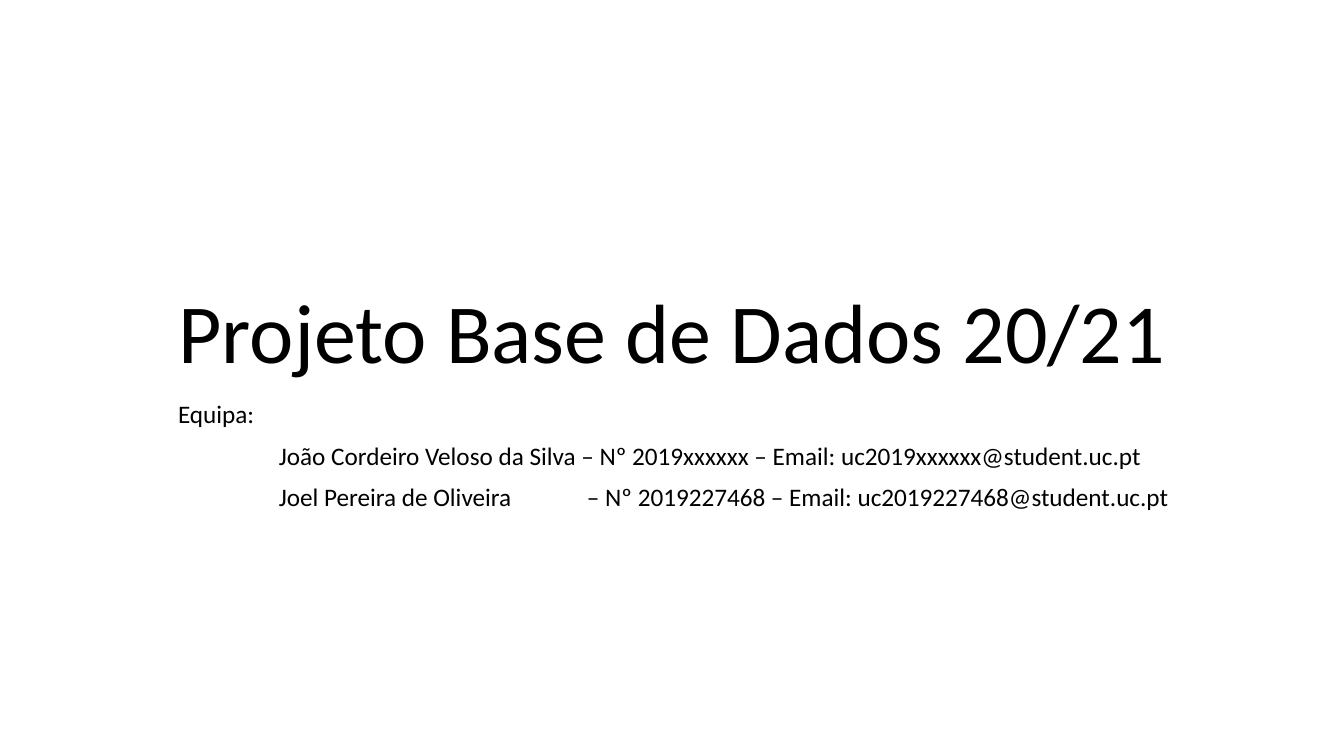
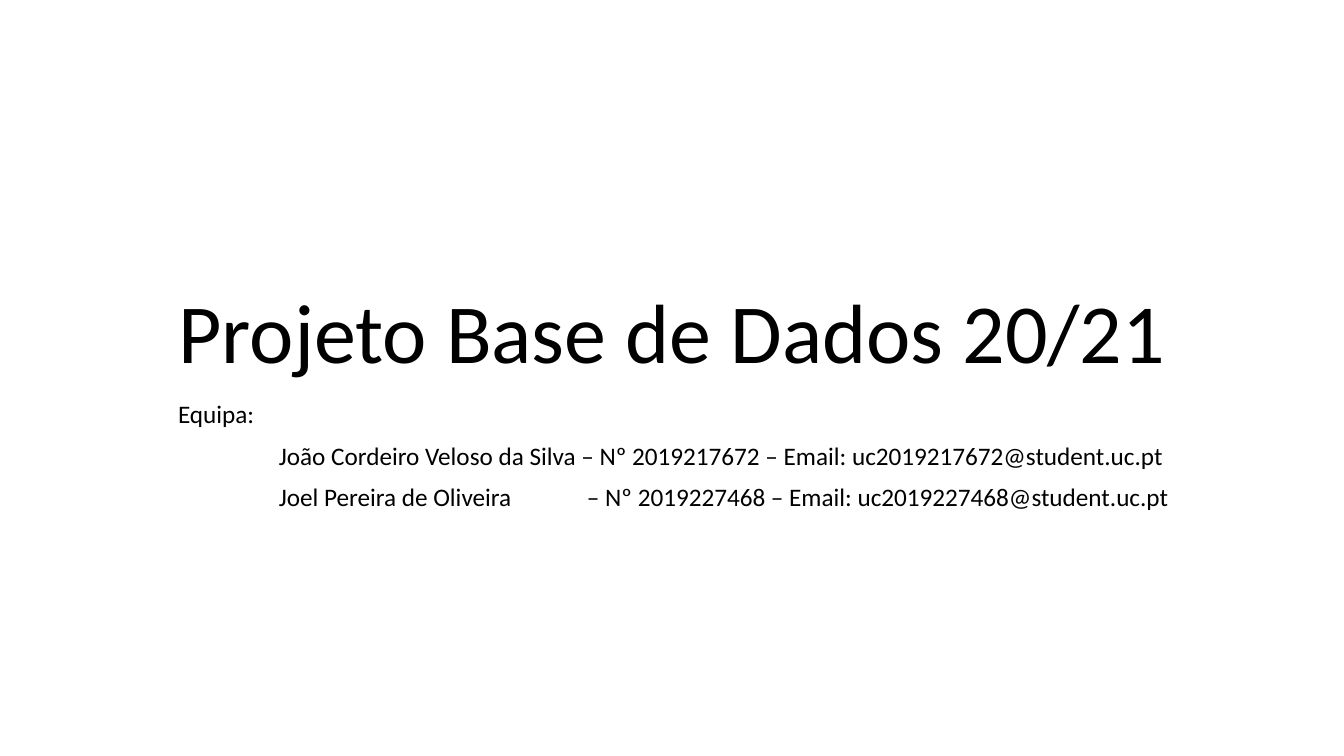
Before and after one commit to joelpoliveira/PROJETO-BD, a slide deck: slide 1 of ApresentacaoProjetoBD.pptx. Drawn at 1344x756 pixels with LibreOffice and Linux fonts; fonts in the diff are those of the drawing. Boxes give left, top, right and bottom in pixels: in the first picture for what was removed or moved away, otherwise in the second. Text is boxed around its words. In the diff, an @@ line names an element or a change of style, - is before the commit and + after.

```diff
--- a/ApresentacaoProjetoBD.pptx
+++ b/ApresentacaoProjetoBD.pptx
@@ subtitle at (279, 447, 1162, 469): text changed @@
-João Cordeiro Veloso da Silva – Nº 2019xxxxxx – Email: uc2019xxxxxx@student.uc.pt
+João Cordeiro Veloso da Silva – Nº 2019217672 – Email: uc2019217672@student.uc.pt
```
Also in this commit, not shown: 1 slide added.
